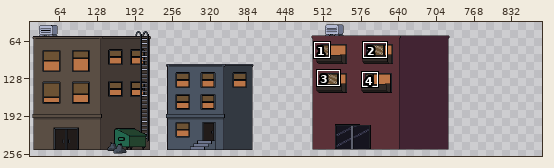
Two states of a pixel-art file, Assets/Aseprite Projects/Level/Apartments.aseprite. The picture above shows the old version from afar; the outline marks the close-up.
Close-up. Before:
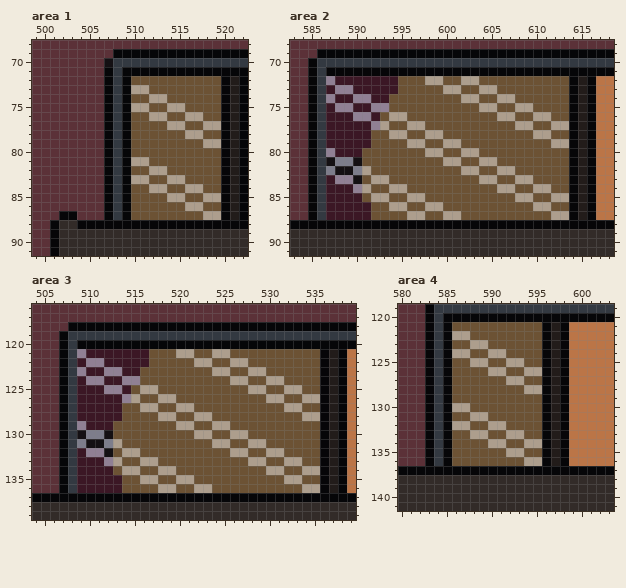
816x270 pixels, 1 frame. Shown: area 1: x 499..522, y 68..91; area 2: x 583..618, y 68..91; area 3: x 504..539, y 116..139; area 4: x 580..603, y 119..141. The old version is drawn lined up with the new one, on the new canvas. The wide view leaves out empty margins. The commit also changed other parts of the picture, which this record leaves out.
After the commit:
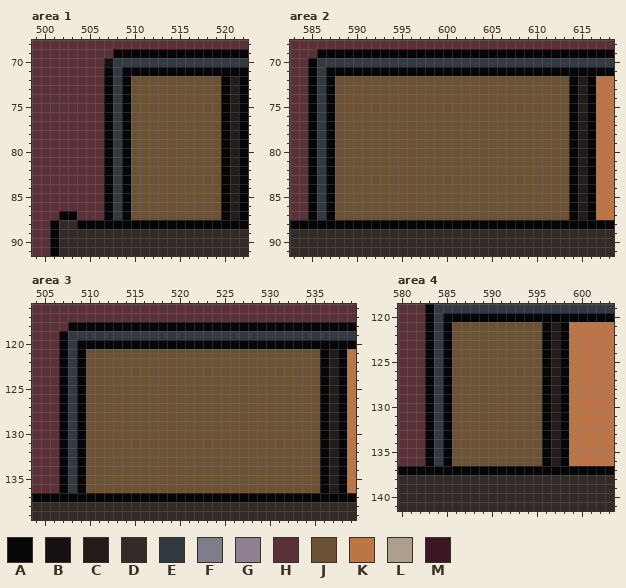
Palette (. is transparent): A #060608  B #141013  C #221c1a  D #322b28  E #333941  F #7d7d8b  G #908094  H #5b3138  J #6c5234  K #bb7547  L #ad9e8d  M #3b1725
Diff:
canvas 816x270 -> 988x270
Area 1:
y 73: x 510..511 LL -> JJ
y 74: x 512..513 LL -> JJ
y 75: x 510..511 LL -> JJ; x 514..515 LL -> JJ
y 76: x 512..513 LL -> JJ; x 516..517 LL -> JJ
y 77: x 514..515 LL -> JJ; x 518..519 LL -> JJ
y 78: x 516..517 LL -> JJ
y 79: x 518..519 LL -> JJ
y 81: x 510..511 LL -> JJ
y 82: x 512..513 LL -> JJ
y 83: x 510..511 LL -> JJ; x 514..515 LL -> JJ
y 84: x 512..513 LL -> JJ; x 516..517 LL -> JJ
y 85: x 514..515 LL -> JJ; x 518..519 LL -> JJ
y 86: x 516..517 LL -> JJ
y 87: x 518..519 LL -> JJ
Area 2:
y 72: x 587..594 GMMMMMMM -> AJJJJJJJ; x 598..599 LL -> JJ; x 602..603 LL -> JJ
y 73: x 587..594 MGGMMMMM -> AJJJJJJJ; x 600..601 LL -> JJ; x 604..605 LL -> JJ
y 74: x 587..593 GMMGGMM -> AJJJJJJ; x 602..603 LL -> JJ; x 606..607 LL -> JJ
y 75: x 587..593 MGGMMGG -> AJJJJJJ; x 604..605 LL -> JJ; x 608..609 LL -> JJ
y 76: x 587..592 MMMGGM -> AJJJJJ; x 594..595 LL -> JJ; x 606..607 LL -> JJ; x 610..611 LL -> JJ
y 77: x 587..593 MMMMMGL -> AJJJJJJ; x 596..597 LL -> JJ; x 608..609 LL -> JJ; x 612..613 LL -> JJ
y 78: x 587..591 MMMMM -> AJJJJ; x 594..595 LL -> JJ; x 598..599 LL -> JJ; x 610..611 LL -> JJ
y 79: x 587..591 MMMMM -> AJJJJ; x 596..597 LL -> JJ; x 600..601 LL -> JJ; x 612..613 LL -> JJ
y 80: x 587..590 GMMM -> AJJJ; x 598..599 LL -> JJ; x 602..603 LL -> JJ
y 81: x 587..590 BFFB -> AJJJ; x 600..601 LL -> JJ; x 604..605 LL -> JJ
y 82: x 587..591 FBBFL -> AJJJJ; x 602..603 LL -> JJ; x 606..607 LL -> JJ
y 83: x 587..590 MGGB -> AJJJ; x 592..593 LL -> JJ; x 604..605 LL -> JJ; x 608..609 LL -> JJ
y 84: x 587..591 MMMGL -> AJJJJ; x 594..595 LL -> JJ; x 606..607 LL -> JJ; x 610..611 LL -> JJ
y 85: x 587..590 MMMM -> AJJJ; x 592..593 LL -> JJ; x 596..597 LL -> JJ; x 608..609 LL -> JJ; x 612..613 LL -> JJ
y 86: x 587..591 MMMMM -> AJJJJ; x 594..595 LL -> JJ; x 598..599 LL -> JJ; x 610..611 LL -> JJ
y 87: x 587..591 MMMMM -> AJJJJ; x 596..597 LL -> JJ; x 600..601 LL -> JJ; x 612..613 LL -> JJ
Area 3:
y 121: x 509..516 GMMMMMMM -> AJJJJJJJ; x 520..521 LL -> JJ; x 524..525 LL -> JJ
y 122: x 509..516 MGGMMMMM -> AJJJJJJJ; x 522..523 LL -> JJ; x 526..527 LL -> JJ
y 123: x 509..515 GMMGGMM -> AJJJJJJ; x 524..525 LL -> JJ; x 528..529 LL -> JJ
y 124: x 509..515 MGGMMGG -> AJJJJJJ; x 526..527 LL -> JJ; x 530..531 LL -> JJ
y 125: x 509..514 MMMGGM -> AJJJJJ; x 516..517 LL -> JJ; x 528..529 LL -> JJ; x 532..533 LL -> JJ
y 126: x 509..515 MMMMMGL -> AJJJJJJ; x 518..519 LL -> JJ; x 530..531 LL -> JJ; x 534..535 LL -> JJ
y 127: x 509..513 MMMMM -> AJJJJ; x 516..517 LL -> JJ; x 520..521 LL -> JJ; x 532..533 LL -> JJ
y 128: x 509..513 MMMMM -> AJJJJ; x 518..519 LL -> JJ; x 522..523 LL -> JJ; x 534..535 LL -> JJ
y 129: x 509..512 GMMM -> AJJJ; x 520..521 LL -> JJ; x 524..525 LL -> JJ
y 130: x 509..512 BFFB -> AJJJ; x 522..523 LL -> JJ; x 526..527 LL -> JJ
y 131: x 509..513 FBBFL -> AJJJJ; x 524..525 LL -> JJ; x 528..529 LL -> JJ
y 132: x 509..512 MGGB -> AJJJ; x 514..515 LL -> JJ; x 526..527 LL -> JJ; x 530..531 LL -> JJ
y 133: x 509..513 MMMGL -> AJJJJ; x 516..517 LL -> JJ; x 528..529 LL -> JJ; x 532..533 LL -> JJ
y 134: x 509..512 MMMM -> AJJJ; x 514..515 LL -> JJ; x 518..519 LL -> JJ; x 530..531 LL -> JJ; x 534..535 LL -> JJ
y 135: x 509..513 MMMMM -> AJJJJ; x 516..517 LL -> JJ; x 520..521 LL -> JJ; x 532..533 LL -> JJ
y 136: x 509..513 MMMMM -> AJJJJ; x 518..519 LL -> JJ; x 522..523 LL -> JJ; x 534..535 LL -> JJ
Area 4:
y 122: x 586..587 LL -> JJ
y 123: x 588..589 LL -> JJ
y 124: x 586..587 LL -> JJ; x 590..591 LL -> JJ
y 125: x 588..589 LL -> JJ; x 592..593 LL -> JJ
y 126: x 590..591 LL -> JJ; x 594..595 LL -> JJ
y 127: x 592..593 LL -> JJ
y 128: x 594..595 LL -> JJ
y 130: x 586..587 LL -> JJ
y 131: x 588..589 LL -> JJ
y 132: x 586..587 LL -> JJ; x 590..591 LL -> JJ
y 133: x 588..589 LL -> JJ; x 592..593 LL -> JJ
y 134: x 590..591 LL -> JJ; x 594..595 LL -> JJ
y 135: x 592..593 LL -> JJ
y 136: x 594..595 LL -> JJ
Changed places in both close-ups, as pixel boxes (x1, y1, x2, y2):
changed: (131, 85, 221, 220)
changed: (326, 76, 569, 220)
changed: (77, 349, 320, 493)
changed: (452, 331, 542, 466)
